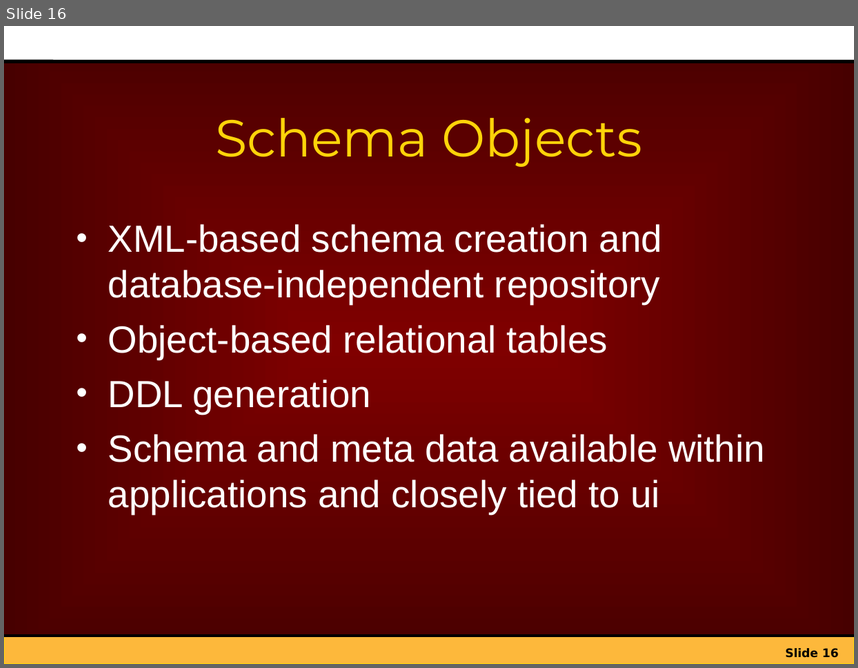
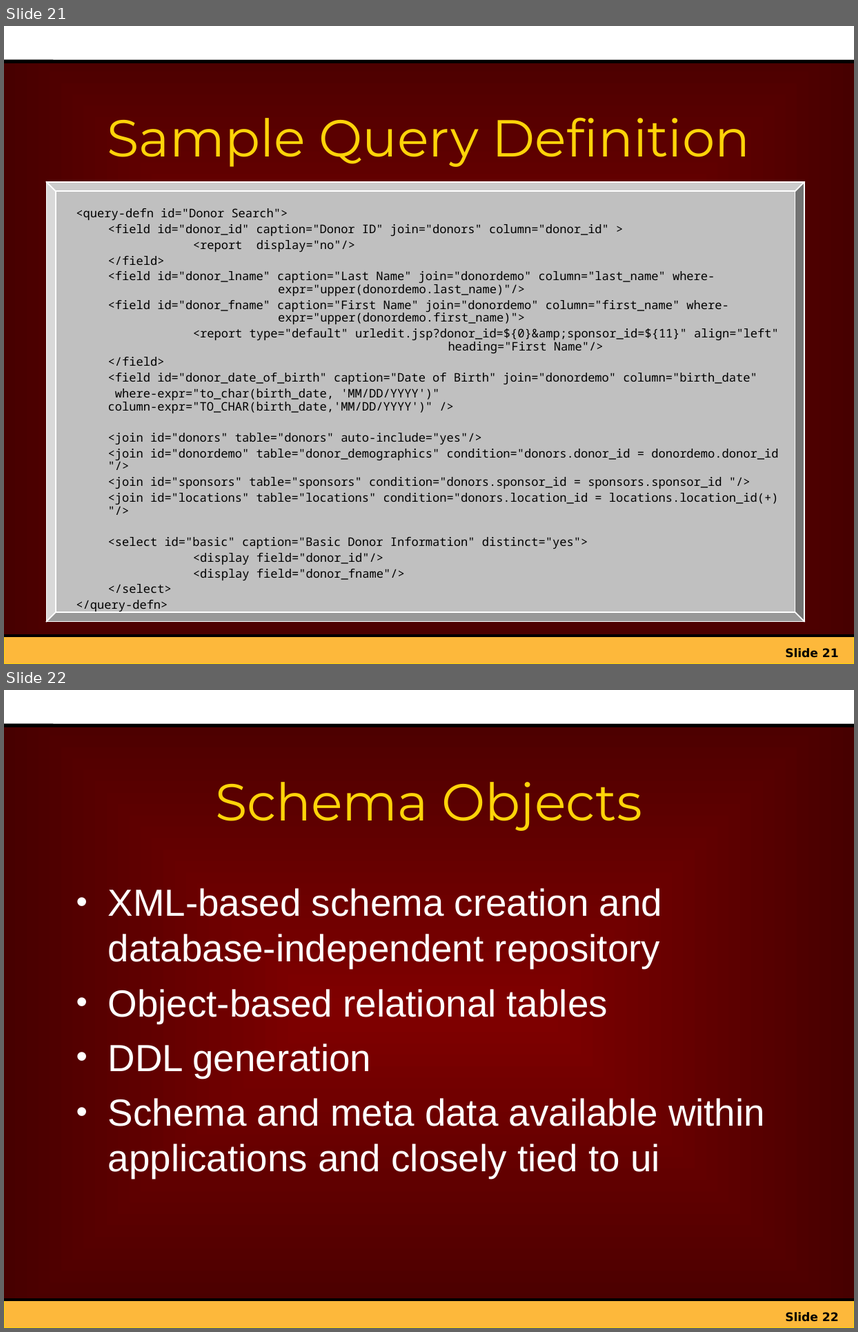
Before and after one commit to netspective/sparx-2001, a slide deck: Framework/web-shared/docs/project/Introduction_to_Sparx.ppt. Shown one above the other, each under a label of ours: slide 16 before the commit, slides 21 and 22 after it. The pictures are 858x668 and 858x1332 pixels, drawn with LibreOffice and Linux fonts; fonts in the diff are those of the drawing; background and template pictures are left out. Boxes give left, top, right and bottom in pixels: in the first picture for what was removed or moved away, otherwise in the second. Text is boxed around its words. In the diff, an @@ line names an element or a change of style, - is before the commit and + after.

```diff
--- a/Framework/web-shared/docs/project/Introduction_to_Sparx.ppt
+++ b/Framework/web-shared/docs/project/Introduction_to_Sparx.ppt
@@ slide 21 added at [4, 26, 854, 664], background gradient #800000 to #470000; not listed: 5 template elements that a slide beside it also shows @@
@@ title added at [107, 117, 751, 167], 44 pt, text #FDD409 @@
+Sample Query Definition
@@ bevel added at [47, 181, 805, 621], fill #C0C0C0, outline #FFFFFF 0.99 pt @@
@@ text added at [76, 208, 779, 592], 10 pt, text #000000 @@
+<query-defn id="Donor Search">
+<field id="donor_id" caption="Donor ID" join="donors" column="donor_id" >
+<report display="no"/>
+</field>
+<field id="donor_lname" caption="Last Name" join="donordemo" column="last_name" where- expr="upper(donordemo.last_name)"/>
+<field id="donor_fname" caption="First Name" join="donordemo" column="first_name" where- expr="upper(donordemo.first_name)">
+<report type="default" urledit.jsp?donor_id=${0}&amp;sponsor_id=${11}" align="left" heading="First Name"/>
+</field>
+<field id="donor_date_of_birth" caption="Date of Birth" join="donordemo" column="birth_date"
+where-expr="to_char(birth_date, 'MM/DD/YYYY')" column-expr="TO_CHAR(birth_date,'MM/DD/YYYY')" />
+<join id="donors" table="donors" auto-include="yes"/>
+<join id="donordemo" table="donor_demographics" condition="donors.donor_id = donordemo.donor_id "/>
+<join id="sponsors" table="sponsors" condition="donors.sponsor_id = sponsors.sponsor_id "/>
+<join id="locations" table="locations" condition="donors.location_id = locations.location_id(+) "/>
+<select id="basic" caption="Basic Donor Information" distinct="yes">
+<display field="donor_id"/>
+<display field="donor_fname"/>
+</select>
+</query-defn>
@@ what was slide 16 is now slide 22 @@
@@ page number at [785, 1312, 839, 1321]: text changed @@
-Slide 16
+Slide 22
```
Also in this commit, not shown: 6 slides changed, 5 other slides added.
